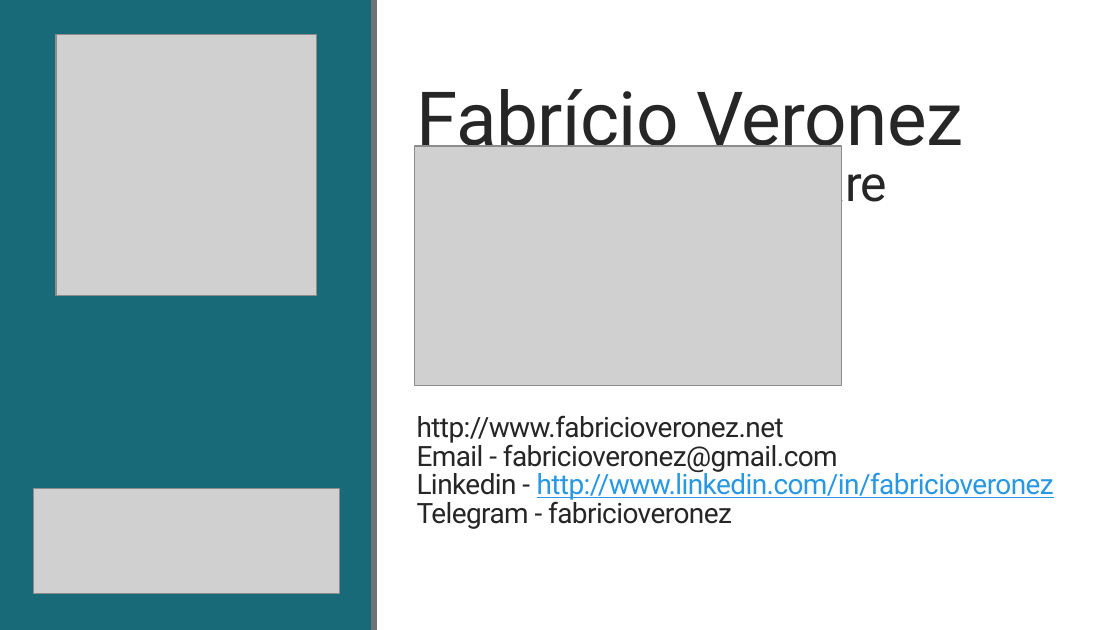
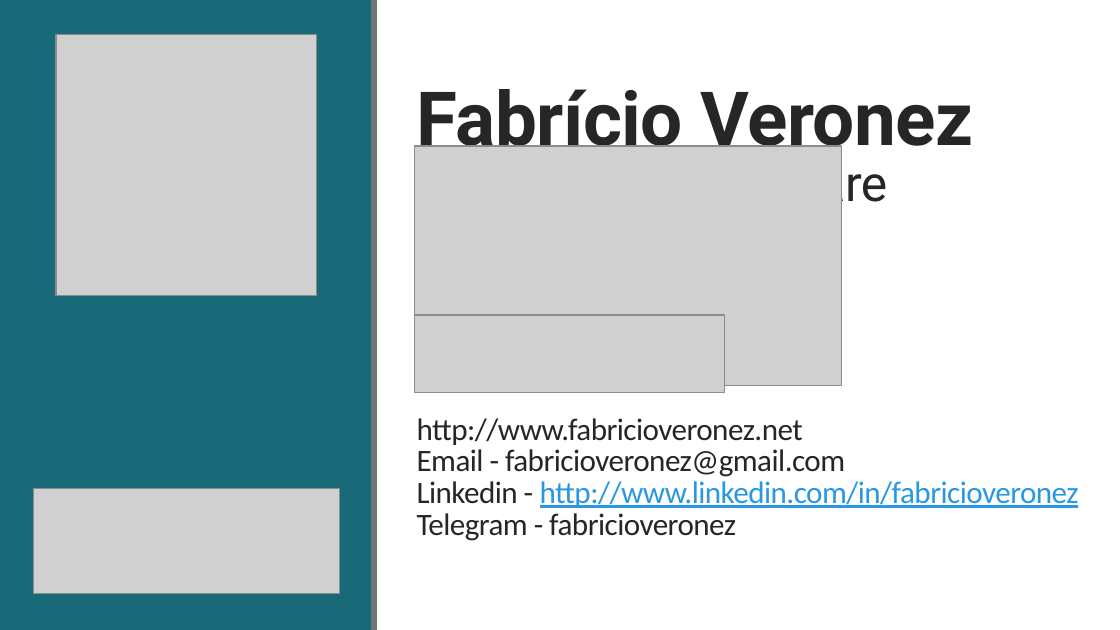
Before and after one commit to fabricioveronez/SignalR_Exemplos, a slide deck: slide 2 of docs/Apresentacao.pptx. Drawn at 1120x630 pixels with LibreOffice and Linux fonts; fonts in the diff are those of the drawing; grey boxes stand for pictures. Boxes give left, top, right and bottom in pixels: in the first picture for what was removed or moved away, otherwise in the second. Text is boxed around its words. In the diff, an @@ line names an element or a change of style, - is before the commit and + after.

```diff
--- a/docs/Apresentacao.pptx
+++ b/docs/Apresentacao.pptx
@@ text at <box>417,89,973,162</box>: bold on in "Fabrício Veronez" @@
@@ picture added at <box>414,315,725,392</box> @@
@@ text "http://www.fabricioveronez.net" at <box>417,418,1079,541</box>: size 18 to 20 pt, font Roboto to Calibri @@
```
Also in this commit, not shown: 11 other slides changed.
